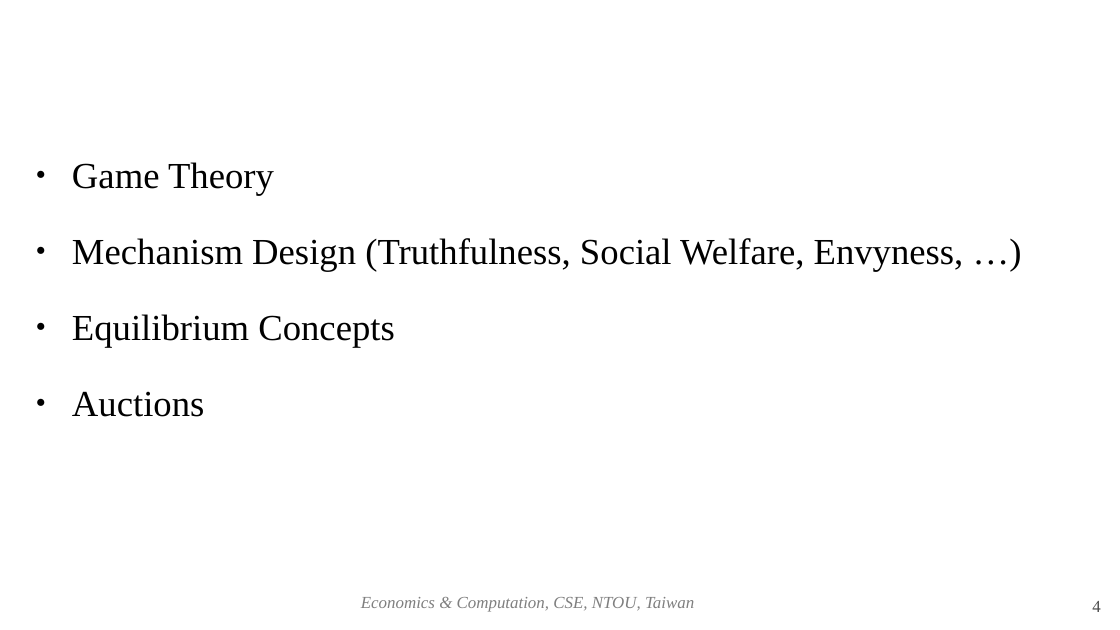
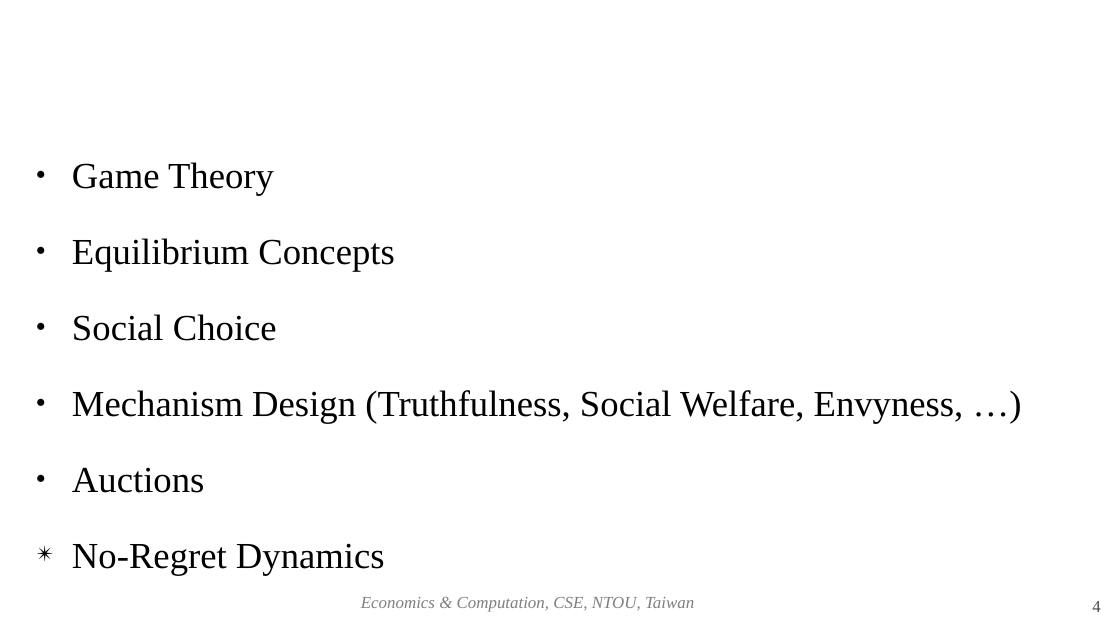
Before and after one commit to josephcclin/josephcclin.github.io, a slide deck: slide 4 of courses/ec/slides/ec_lect_introduction.odp. Drawn at 1120x630 pixels with LibreOffice and Linux fonts; fonts in the diff are those of the drawing; background and template pictures are left out. Boxes give left, top, right and bottom in pixels: in the first picture for what was removed or moved away, otherwise in the second. Text is boxed around its words. In the diff, an @@ line names an element or a change of style, - is before the commit and + after.

Commit message:
Slides updated

```diff
--- a/courses/ec/slides/ec_lect_introduction.odp
+++ b/courses/ec/slides/ec_lect_introduction.odp
@@ text at [72,238,394,341]: paragraphs added @@
+● Equilibrium Concepts
+● Social Choice
@@ text at [72,314,394,348]: paragraph removed @@
-● Equilibrium Concepts
@@ text at [72,543,385,576]: paragraph added @@
+✴ No-Regret Dynamics
```
Also in this commit, not shown: 1 slide removed, 1 other file.
